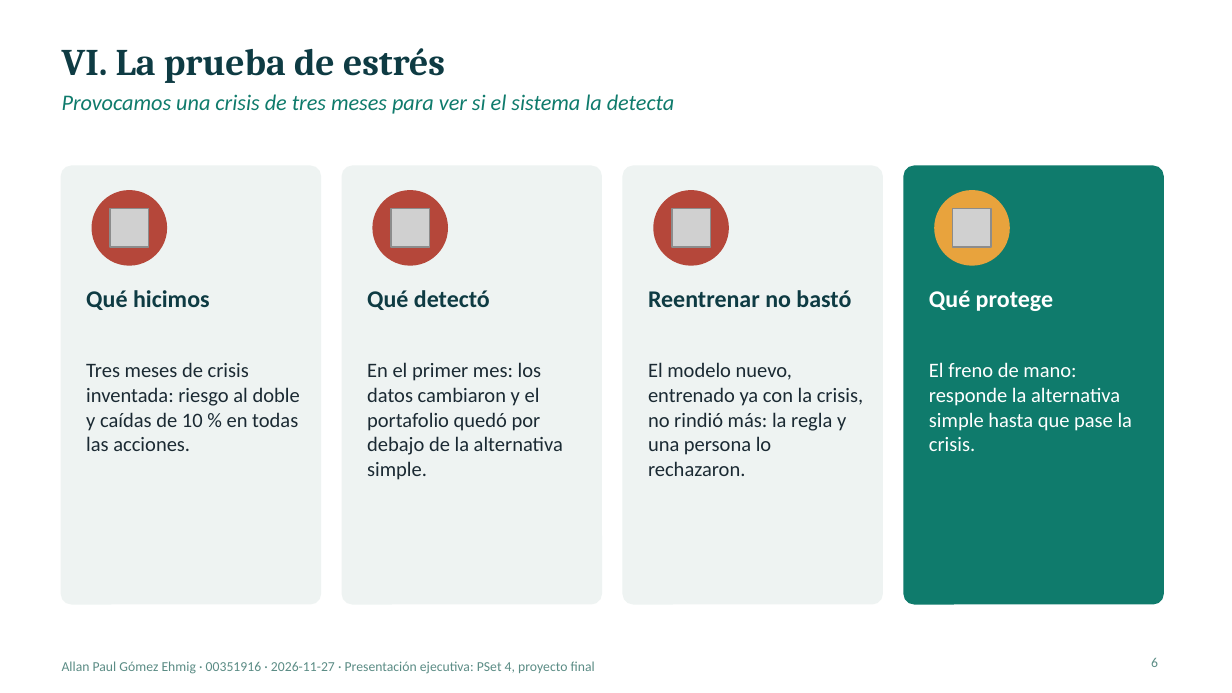
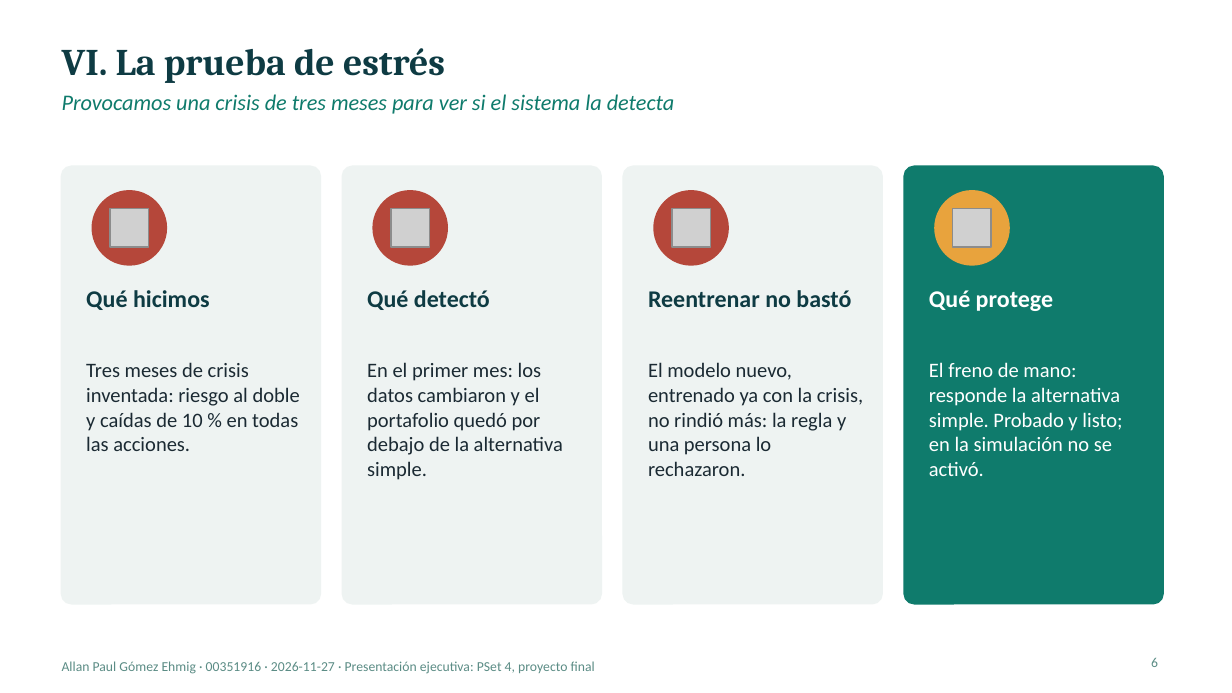
Before and after one commit to VirtualZen/data-science-end-to-end, a slide deck: slide 6 of psets/proyecto/docs/PSet4_presentacion_Gomez_Ehmig.pptx. Drawn at 1232x693 pixels with LibreOffice and Linux fonts; fonts in the diff are those of the drawing; grey boxes stand for pictures. Boxes give left, top, right and bottom in pixels: in the first picture for what was removed or moved away, otherwise in the second. Text is boxed around its words. In the diff, an @@ line names an element or a change of style, - is before the commit and + after.

```diff
--- a/psets/proyecto/docs/PSet4_presentacion_Gomez_Ehmig.pptx
+++ b/psets/proyecto/docs/PSet4_presentacion_Gomez_Ehmig.pptx
@@ text at <box>929,362,1122,476</box>: text changed @@
-El freno de mano: responde la alternativa simple hasta que pase la crisis.
+El freno de mano: responde la alternativa simple. Probado y listo; en la simulación no se activó.
```
Also in this commit, not shown: 3 other slides changed, 52 other files.
